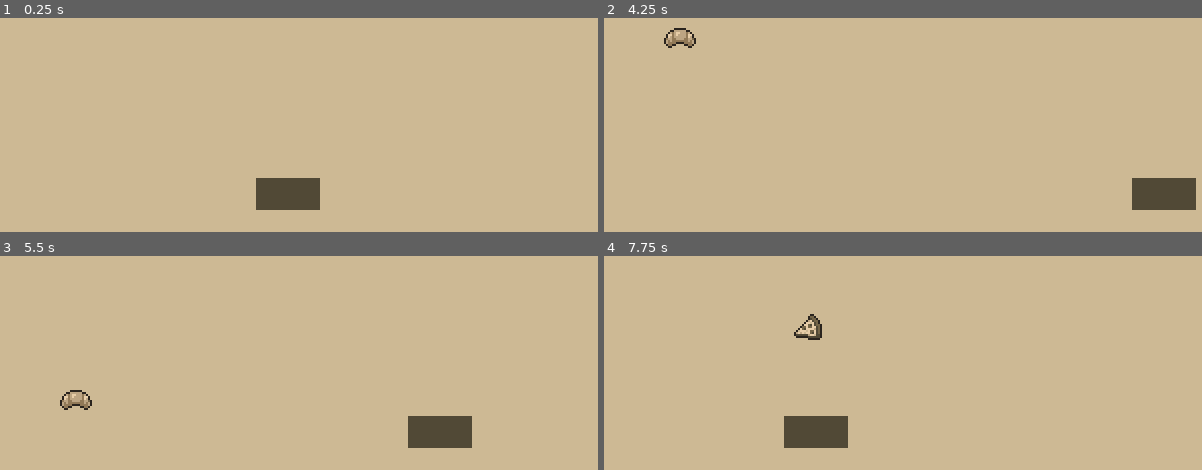
Above: before the commit, frames 1-4 (two rows, left to right).
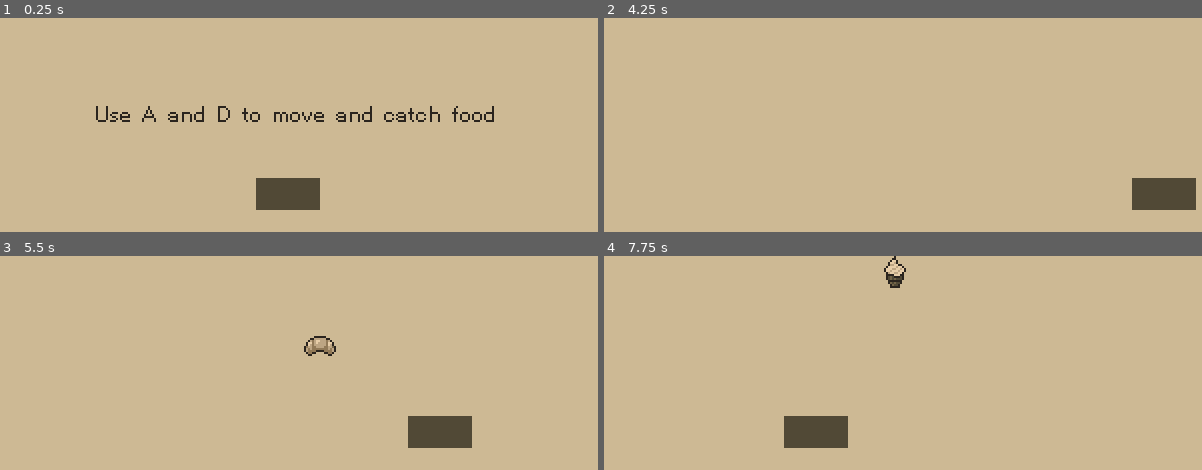
Above: after the commit, the same moments.

Repository: hkattt/game-off-2024
Game: Godot game, scene res://scenes/minigames/chef/chef_minigame.tscn
The game is run twice, just before and just after one commit, with the same random seed, the same clock (stepped at 60 frames per second) and the same inputs. This scene is started directly instead of the project's main scene. Sound files missing from this copy of the repository are replaced by a short silence.
Inputs:
- Up to frame 1 (0.25 s): no input
- Up to frame 2 (4.25 s): tap Enter (ui_accept) at 0.5, 0.77, 1.52, 2, 3.02, 3.77 s; hold Right (ui_right) 0.53-2.03 s; hold Left (ui_left) 2.03-2.78 s; hold Right (ui_right) from 2.78 s (still down)
- Up to frame 3 (5.5 s): release Right (ui_right) at 4.28 s; hold Left (ui_left) 4.28-5.03 s; tap Enter (ui_accept) at 4.52 s; hold Right (ui_right) from 5.03 s (still down)
- Up to frame 4 (7.75 s): release Right (ui_right) at 5.78 s; hold Left (ui_left) 5.78-7.28 s; tap Enter (ui_accept) at 6.02, 6.77, 7.52 s; hold Right (ui_right) from 7.28 s (still down)

The runs differ from the first frame. In frame 1, 1.1% of the frame differs, in the area x 16-83%, y 41-49%; in frame 2, 0.2%; in frame 3, 0.5%; in frame 4, 0.6%.

Commit message:
Added tutorial text to chef minigame

Diff:
--- a/game-off-2024/scenes/minigames/chef/chef_minigame.tscn
+++ b/game-off-2024/scenes/minigames/chef/chef_minigame.tscn
@@ -1,12 +1,13 @@
-[gd_scene load_steps=4 format=3 uid="uid://bx6i6tuijba7m"]
+[gd_scene load_steps=5 format=3 uid="uid://bx6i6tuijba7m"]
 
 [ext_resource type="Script" path="res://scripts/minigames/chef/chef_minigame.gd" id="1_qopp5"]
 [ext_resource type="PackedScene" uid="uid://dgb6lcmj4ea7m" path="res://scenes/minigames/chef/basket.tscn" id="2_qiiy0"]
+[ext_resource type="FontFile" uid="uid://dq4pyxfiswi2f" path="res://assets/font/HelvetiPixel.ttf" id="3_q4cbp"]
 
 [sub_resource type="SegmentShape2D" id="SegmentShape2D_ljk2e"]
 b = Vector2(0, 96)
 
-[node name="ChildMinigame" type="Node2D"]
+[node name="ChefMinigame" type="Node2D"]
 script = ExtResource("1_qopp5")
 
 [node name="Window" type="ColorRect" parent="."]
@@ -28,3 +29,13 @@
 
 [node name="CollisionShape2D" type="CollisionShape2D" parent="RightWall"]
 shape = SubResource("SegmentShape2D_ljk2e")
+
+[node name="TutorialText" type="Label" parent="."]
+texture_filter = 3
+offset_right = 296.0
+offset_bottom = 96.0
+theme_override_colors/font_color = Color(0.164706, 0.141176, 0.117647, 1)
+theme_override_fonts/font = ExtResource("3_q4cbp")
+text = "Use A and D to move and catch food"
+horizontal_alignment = 1
+vertical_alignment = 1
--- a/game-off-2024/scripts/minigames/chef/basket.gd
+++ b/game-off-2024/scripts/minigames/chef/basket.gd
@@ -1,16 +1,23 @@
 extends CharacterBody2D
+
+@onready var tutorial_text: Label
 
 # Movement speed
 var speed = 200.0
+
+func _ready() -> void:
+	tutorial_text = get_parent().get_node("TutorialText")
 
 func _physics_process(delta) -> void:
 	var input_vector = Vector2.ZERO  # No movement by default
 
 	# Move right
 	if Input.is_action_pressed("ui_right"):
+		tutorial_text.visible = false
 		input_vector.x += 1
 	# Move left
 	if Input.is_action_pressed("ui_left"):
+		tutorial_text.visible = false
 		input_vector.x -= 1
 
 	# Normalize to prevent faster diagonal movement and scale by speed
--- a/game-off-2024/scripts/minigames/chef/chef_minigame.gd
+++ b/game-off-2024/scripts/minigames/chef/chef_minigame.gd
@@ -1,4 +1,6 @@
 extends "res://scripts/minigames/minigame.gd"
+
+@onready var tutorial_text: Label = $TutorialText
 
 @onready var chicken_scene: PackedScene   = preload("res://scenes/minigames/chef/chicken.tscn")
 @onready var coffee_scene: PackedScene    = preload("res://scenes/minigames/chef/coffee.tscn")
@@ -22,13 +24,17 @@
 
 # Called when the node enters the scene tree for the first time.
 func _ready() -> void:
+	if level != Level.EASY:
+		tutorial_text.visible = false
+
 	set_spawn_rate()
 	food_timer = food_spawn_rate
 
 # Called every frame. 'delta' is the elapsed time since the previous frame.
 func _process(delta: float) -> void:
-	food_timer -= delta
-	win_timer  -= delta
+	if !tutorial_text.visible:
+		food_timer -= delta
+		win_timer  -= delta
 
 	if food_timer <= 0 && win_timer > 2:
 		spawn_food()
--- a/game-off-2024/scripts/minigames/child/child_minigame.gd
+++ b/game-off-2024/scripts/minigames/child/child_minigame.gd
@@ -21,6 +21,7 @@
 func _ready() -> void:
 	if level != Level.EASY:
 		tutorial_text.visible = false
+
 	set_spawn_rates()
 
 	spawn_timer = randf_range(spawn_time_min, spawn_time_max)
